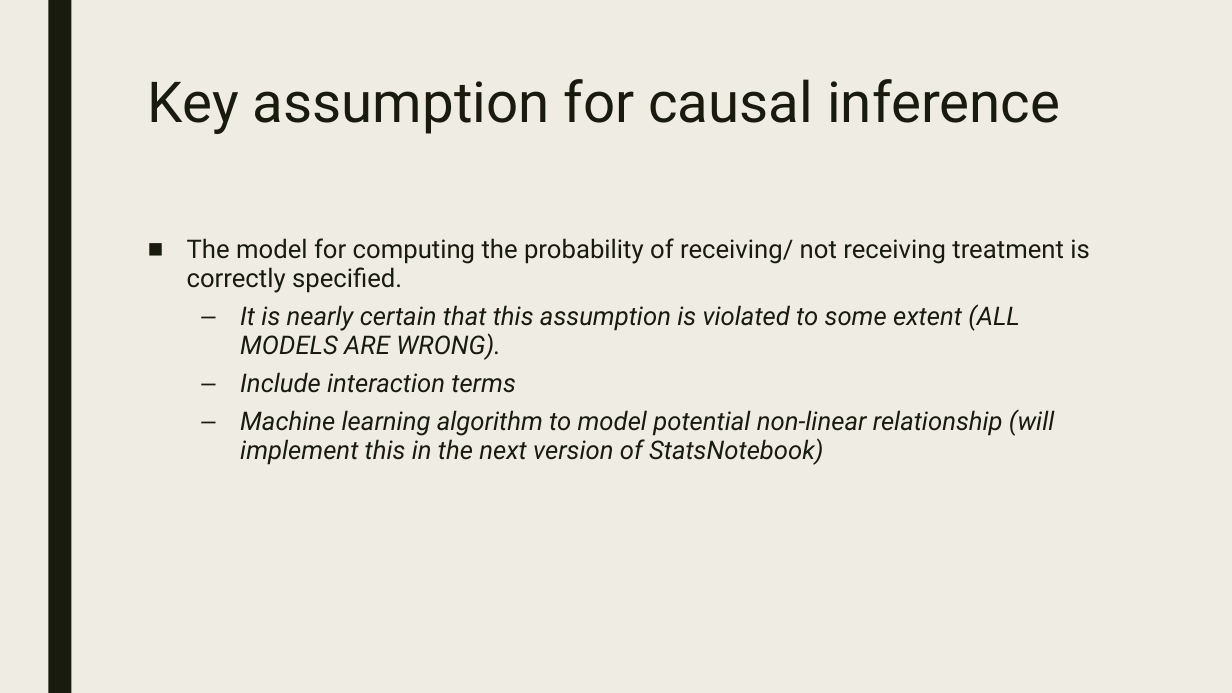
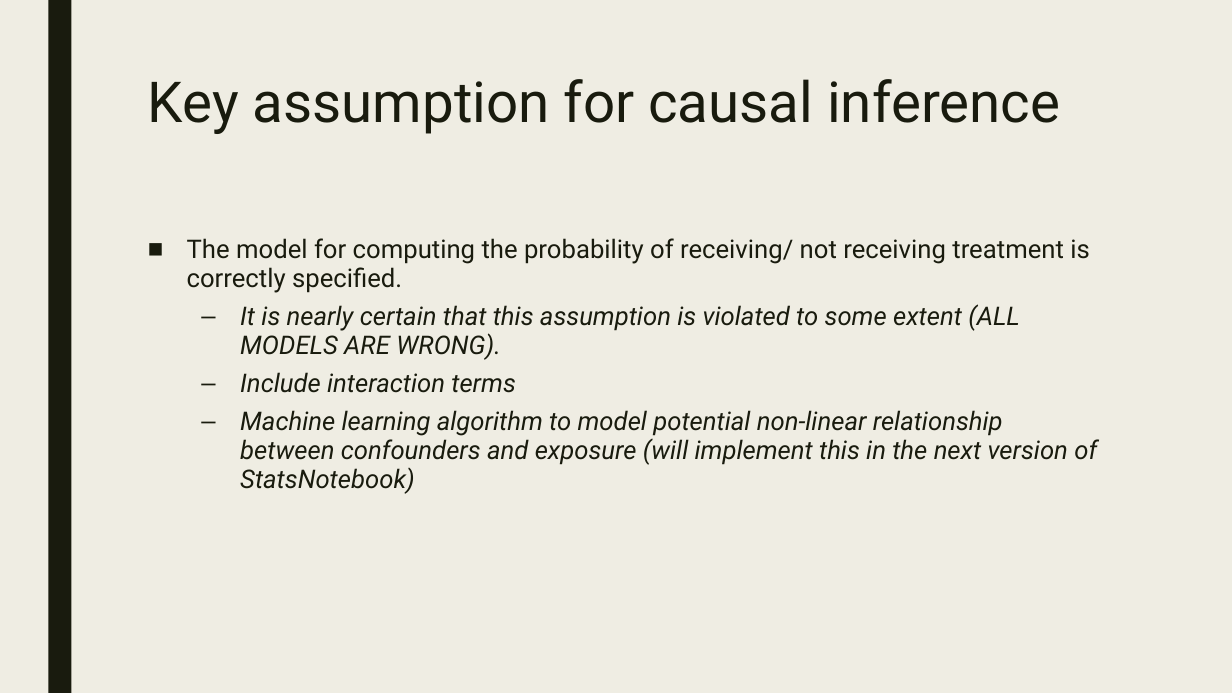
Before and after one commit to gckc123/gckc123.github.io, a slide deck: slide 34 of consultation/materials/2020_12_08_iptw_msm.pptx. Drawn at 1232x693 pixels with LibreOffice and Linux fonts; fonts in the diff are those of the drawing. Boxes give left, top, right and bottom in pixels: in the first picture for what was removed or moved away, otherwise in the second. Text is boxed around its words. In the diff, an @@ line names an element or a change of style, - is before the commit and + after.

```diff
--- a/consultation/materials/2020_12_08_iptw_msm.pptx
+++ b/consultation/materials/2020_12_08_iptw_msm.pptx
@@ text at (240,410,1097,494): text changed @@
-  – Machine learning algorithm to model potential non-linear relationship (will implement this in the next version of StatsNotebook)
+  – Machine learning algorithm to model potential non-linear relationship between confounders and exposure (will implement this in the next version of StatsNotebook)
```
Also in this commit, not shown: 4 other slides changed, 19 other files.
